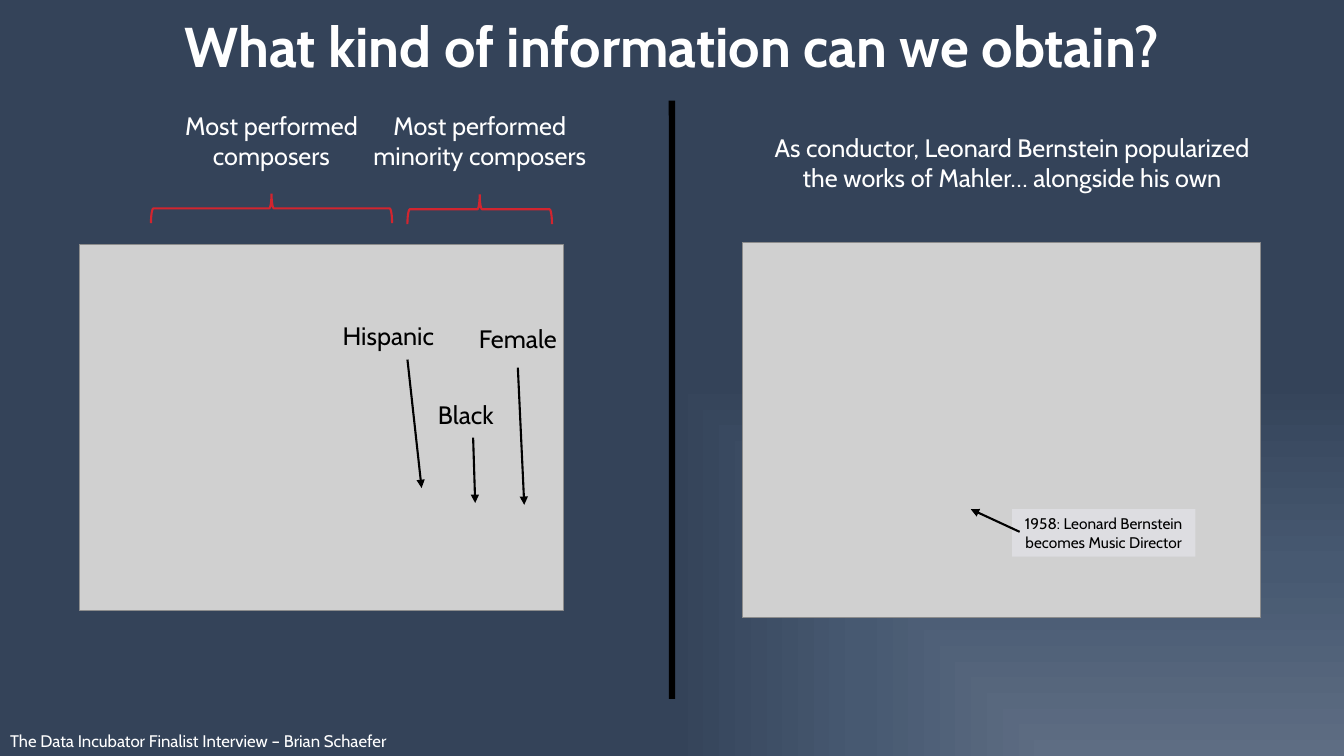
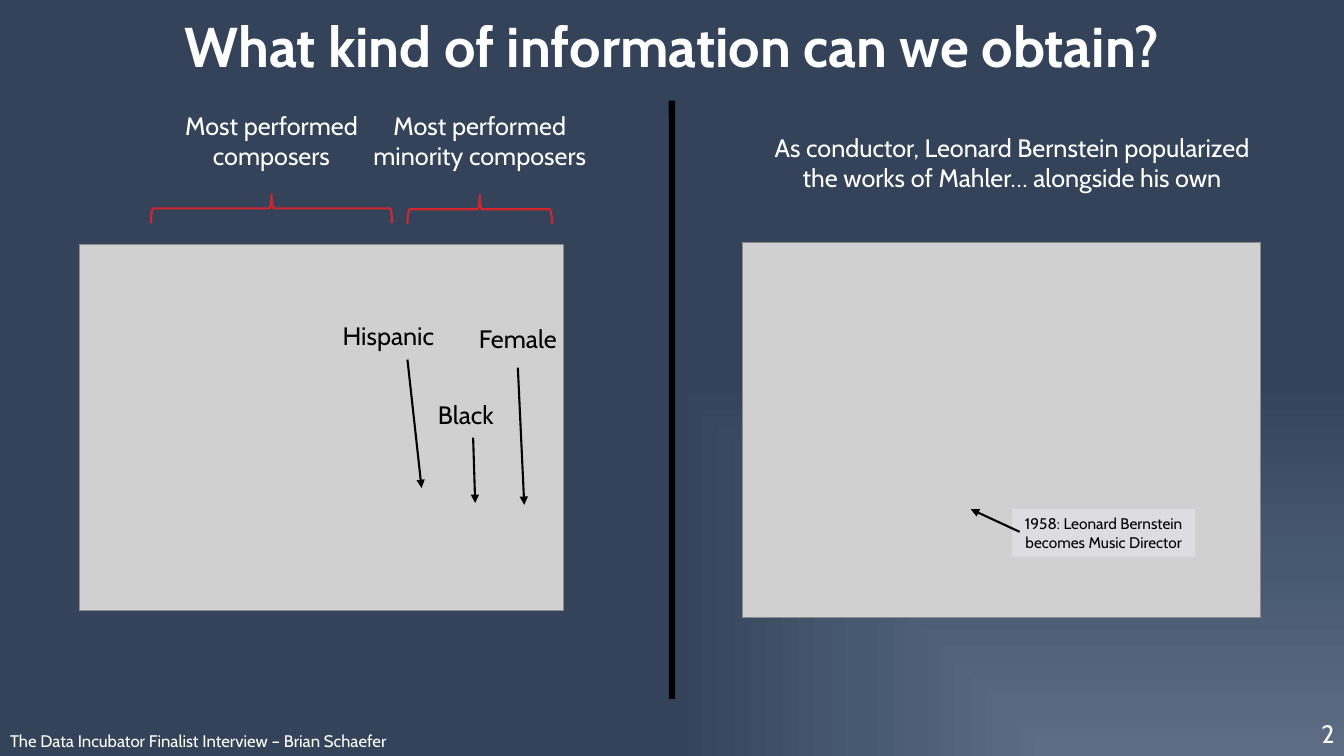
Before and after one commit to physinet/NY-Phil-EDA, a slide deck: slide 2 of interview_pitch.pptx. Drawn at 1344x756 pixels with LibreOffice and Linux fonts; fonts in the diff are those of the drawing; grey boxes stand for pictures. Boxes give left, top, right and bottom in pixels: in the first picture for what was removed or moved away, otherwise in the second. Text is boxed around its words. In the diff, an @@ line names an element or a change of style, - is before the commit and + after.

```diff
--- a/interview_pitch.pptx
+++ b/interview_pitch.pptx
@@ text added at [1321,725,1334,743], 18 pt, text #FFFFFF @@
+2
```
Also in this commit, not shown: 2 other slides changed, 1 other file.
